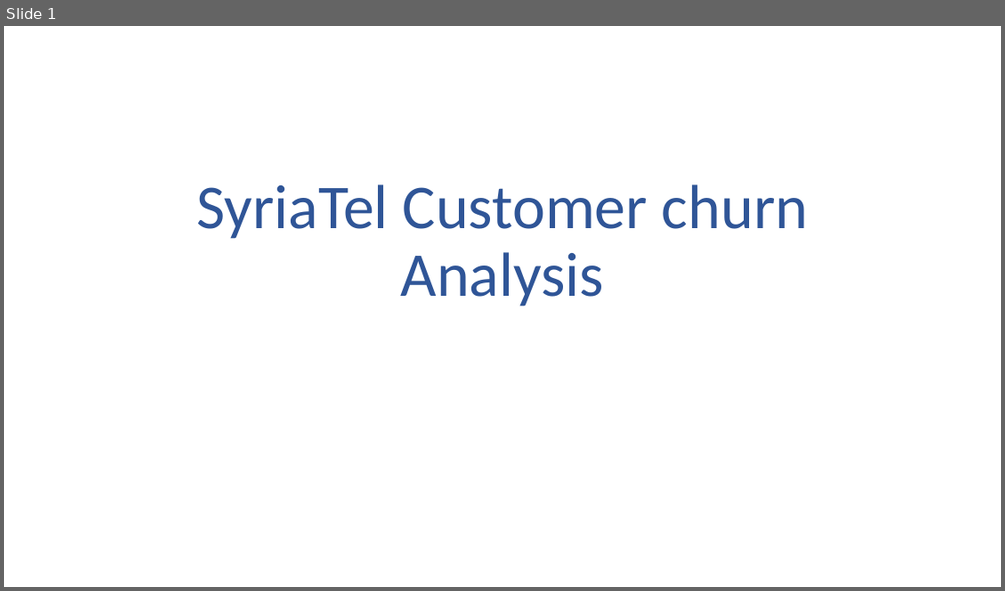
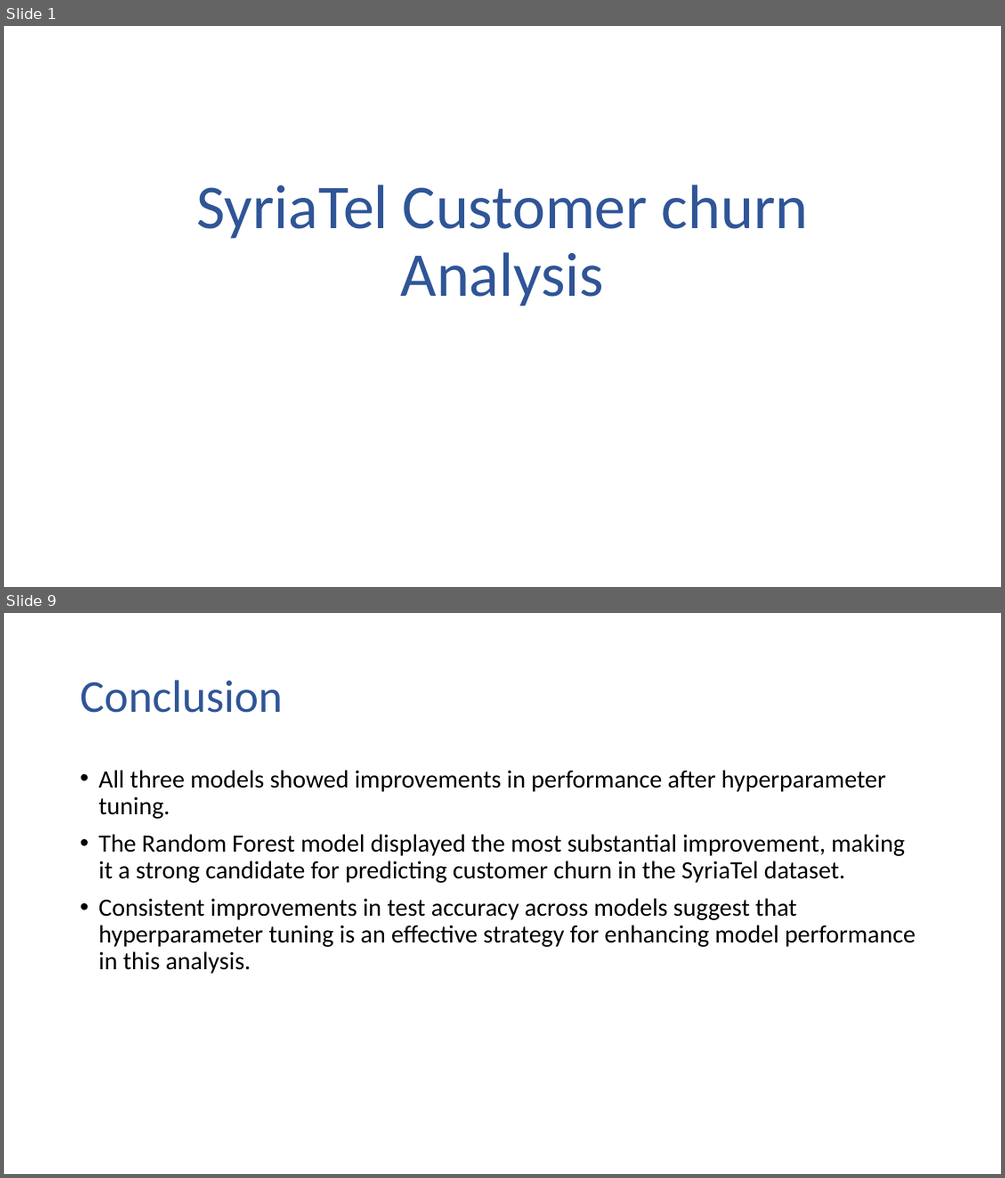
Before and after one commit to Judykoech/SyriaTel-Churn_project, a slide deck: SyriaTel Customer churn Analysis.pptx. Shown one above the other, each under a label of ours: slide 1 before the commit, slides 1 and 9 after it; the slides between them are not shown. The pictures are 1005x591 and 1005x1178 pixels, drawn with LibreOffice and Linux fonts; fonts in the diff are those of the drawing. Boxes give left, top, right and bottom in pixels: in the first picture for what was removed or moved away, otherwise in the second. Text is boxed around its words. In the diff, an @@ line names an element or a change of style, - is before the commit and + after.

```diff
--- a/SyriaTel Customer churn Analysis.pptx
+++ b/SyriaTel Customer churn Analysis.pptx
@@ slide 9 added at bbox=[4, 613, 1001, 1174], background #FFFFFF @@
@@ title added at bbox=[80, 680, 283, 713], 44 pt, text #2F5597 @@
+Conclusion
@@ text added at bbox=[98, 770, 915, 973], 24 pt, text #000000 @@
+• All three models showed improvements in performance after hyperparameter tuning.
+• The Random Forest model displayed the most substantial improvement, making it a strong candidate for predicting customer churn in the SyriaTel dataset.
+• Consistent improvements in test accuracy across models suggest that hyperparameter tuning is an effective strategy for enhancing model performance in this analysis.
```
Also in this commit, not shown: 7 other slides added, 5 other files.
